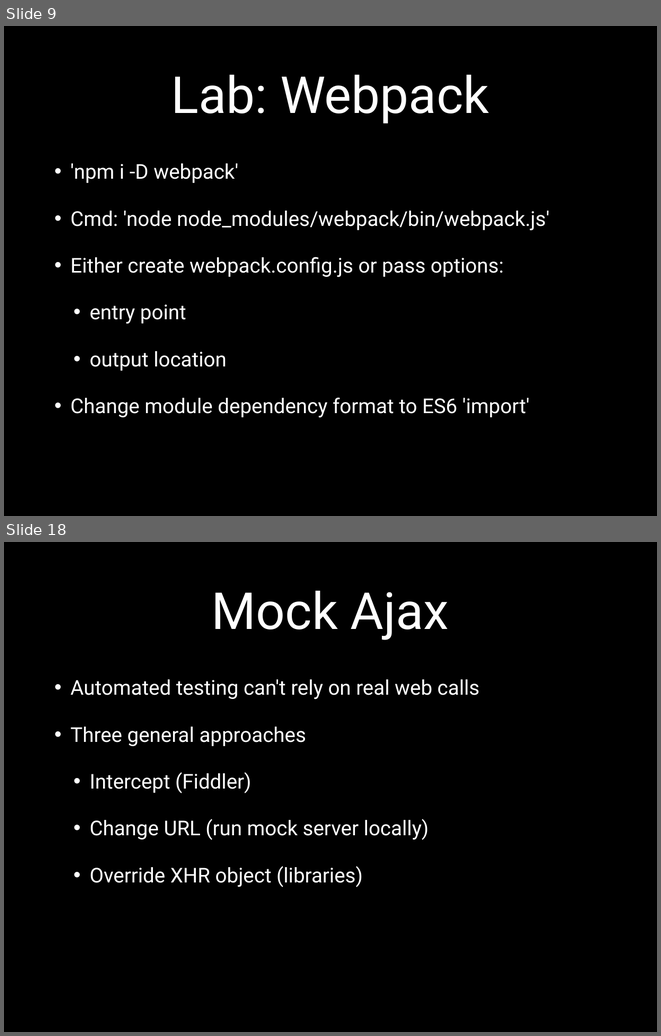
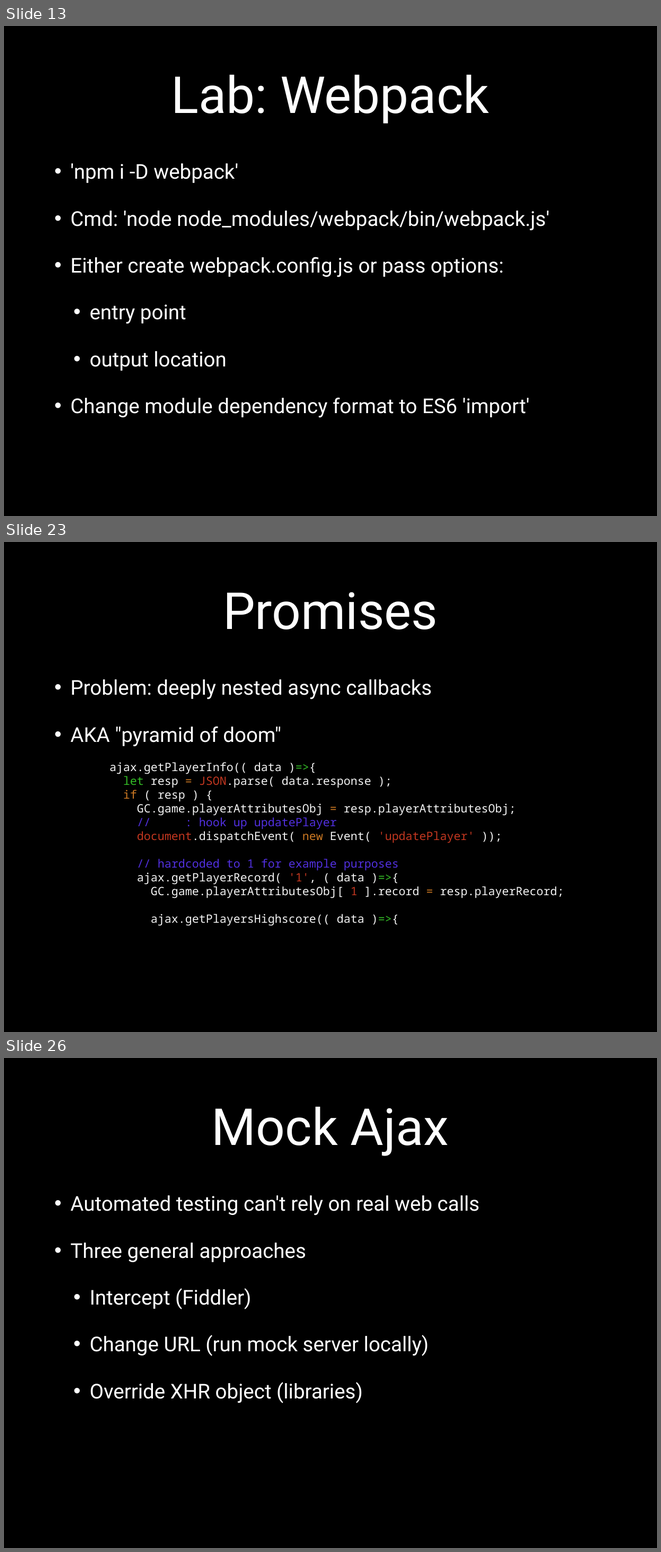
Before and after one commit to eliasjames/training-web-dev, a slide deck: intermediate-front-end/slides/powerpoint/day2.pptx. Shown one above the other, each under a label of ours: slides 9 and 18 before the commit, slides 13, 23 and 26 after it; the slides between them are not shown. The pictures are 661x1036 and 661x1552 pixels, drawn with LibreOffice and Linux fonts; fonts in the diff are those of the drawing. Boxes give left, top, right and bottom in pixels: in the first picture for what was removed or moved away, otherwise in the second. Text is boxed around its words. In the diff, an @@ line names an element or a change of style, - is before the commit and + after.

```diff
--- a/intermediate-front-end/slides/powerpoint/day2.pptx
+++ b/intermediate-front-end/slides/powerpoint/day2.pptx
@@ slide 23 added at (4,542,657,1032), background #000000 @@
@@ title added at (223,592,438,629), 80 pt, text #FFFFFF @@
+Promises
@@ text added at (70,679,564,926), 18 pt, text #F4F4F4 @@
+• Problem: deeply nested async callbacks
+• AKA "pyramid of doom"
+ajax.getPlayerInfo(( data )=>{
+let resp = JSON.parse( data.response );
+if ( resp ) {
+GC.game.playerAttributesObj = resp.playerAttributesObj;
+// TODO: hook up updatePlayer
+document.dispatchEvent( new Event( 'updatePlayer' ));
+// hardcoded to 1 for example purposes
+ajax.getPlayerRecord( '1', ( data )=>{
+GC.game.playerAttributesObj[ 1 ].record = resp.playerRecord;
+ajax.getPlayersHighscore(( data )=>{
@@ what was slide 9 is now slide 13 @@
@@ what was slide 18 is now slide 26 @@
```
Also in this commit, not shown: 9 slides changed, 8 other slides added, 1 slide removed, 3 other files.
